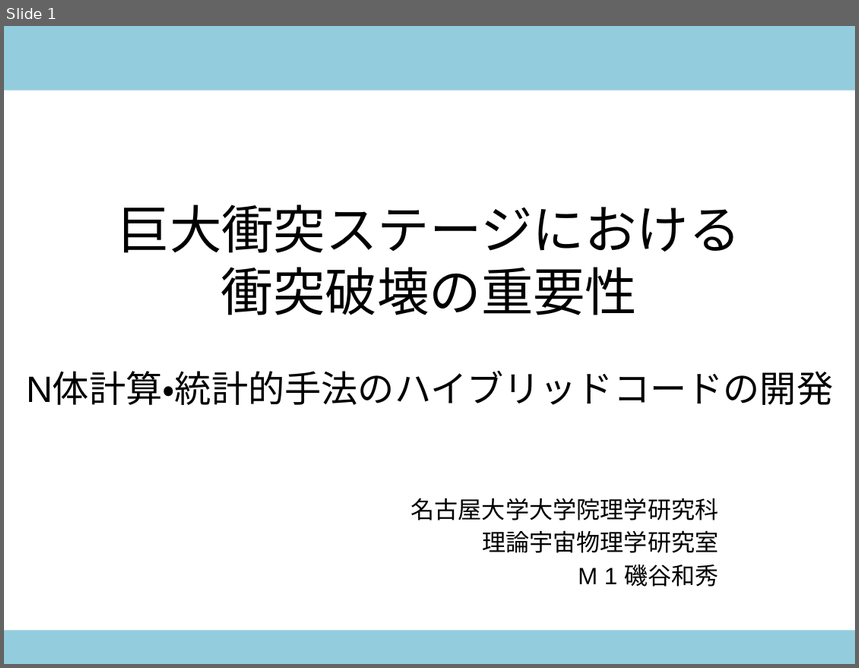
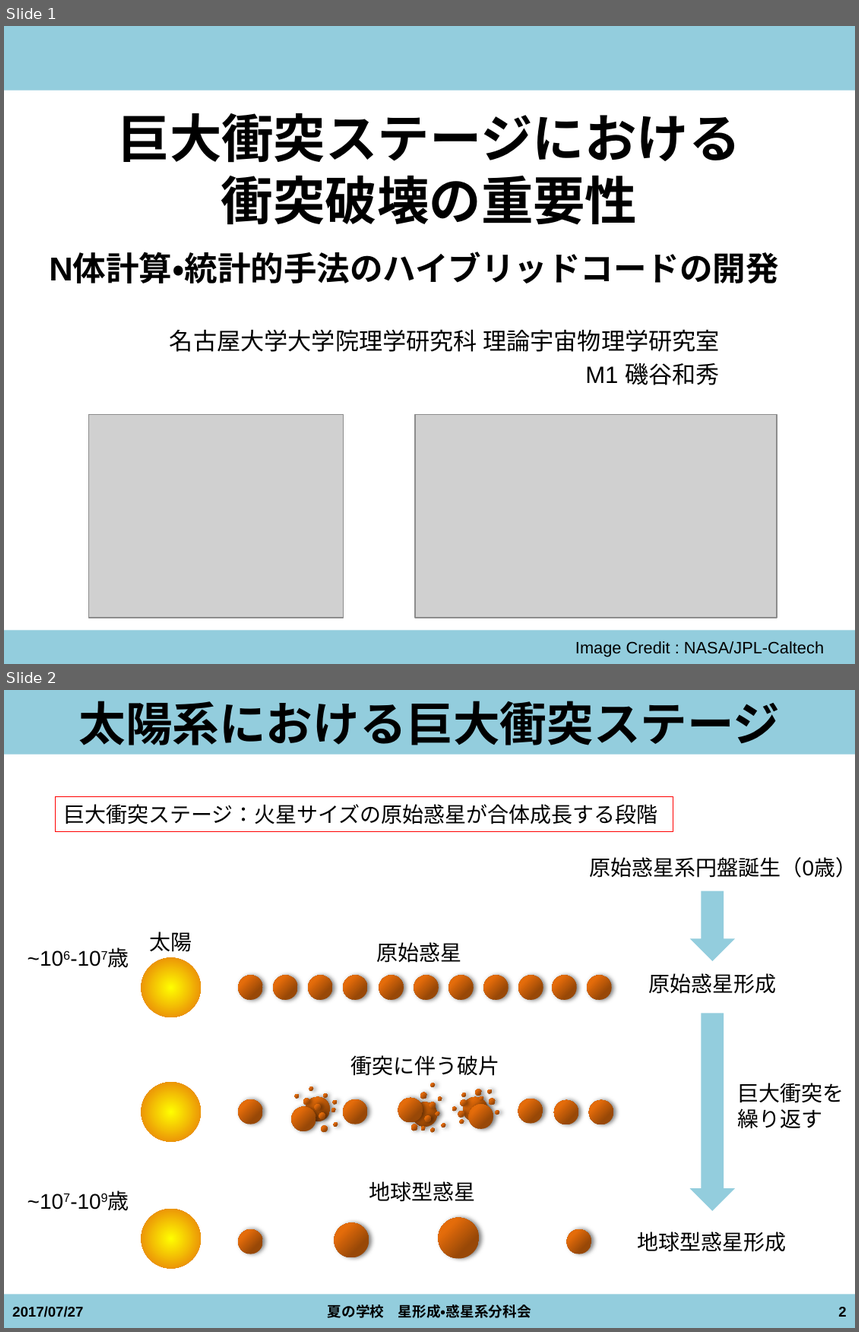
Before and after one commit to kazpc1215/Summer_School_2017, a slide deck: isoya20170727_ver1.pptx. Shown one above the other, each under a label of ours: slide 1 before the commit, slides 1 and 2 after it. The pictures are 859x668 and 859x1332 pixels, drawn with LibreOffice and Linux fonts; fonts in the diff are those of the drawing; grey boxes stand for pictures. Boxes give left, top, right and bottom in pixels: in the first picture for what was removed or moved away, otherwise in the second. Text is boxed around its words. In the diff, an @@ line names an element or a change of style, - is before the commit and + after.

```diff
--- a/isoya20170727_ver1.pptx
+++ b/isoya20170727_ver1.pptx
@@ slide 2 added at <box>4,690,855,1328</box>, background #FFFFFF; not listed: 2 template elements that a slide beside it also shows @@
@@ title added at <box>79,701,781,745</box>, 39.6 pt, text #000000, bold @@
+太陽系における巨大衝突ステージ
@@ rectangle added at <box>55,797,673,831</box>, outline #FF0000 0.75 pt, 18 pt, text #000000 @@
+巨大衝突ステージ：火星サイズの原始惑星が合体成長する段階
@@ text added at <box>19,941,142,975</box>, 18 pt, text #000000 @@
+~106-107歳
@@ group added at <box>141,932,617,1018</box>: 12 ellipses, 2 texts @@
+太陽
+原始惑星
@@ group added at <box>141,1056,619,1142</box>: 42 ellipses, 1 text @@
+衝突に伴う破片
@@ text added at <box>19,1184,142,1217</box>, 18 pt, text #000000 @@
+~107-109歳
@@ group added at <box>141,1182,597,1269</box>: 5 ellipses, 1 text @@
+地球型惑星
@@ group added at <box>590,857,855,1252</box>: 4 texts, 2 down arrows @@
+原始惑星形成
+巨大衝突を
+繰り返す
+原始惑星系円盤誕生（0歳）
+地球型惑星形成
@@ text added at <box>328,1305,531,1319</box>, 12 pt, text #000000, bold @@
+夏の学校 星形成・惑星系分科会
@@ text added at <box>12,1306,83,1318</box>, 12 pt, text #000000, bold @@
+2017/07/27
@@ page number added at <box>838,1307,846,1317</box>, 12 pt, text #000000, bold @@
+2
@@ slide 1 changed as well @@
@@ title at <box>118,113,741,225</box>: text changed; size 31 to 44 pt; bold on @@
-巨大衝突ステージにおける
-衝突破壊の重要性
-N体計算・統計的手法のハイブリッドコードの開発
+巨大衝突ステージにおける
+衝突破壊の重要性
@@ text added at <box>49,254,778,284</box>, 28 pt, text #000000, bold @@
+N体計算・統計的手法のハイブリッドコードの開発
@@ subtitle at <box>170,329,720,385</box>: text changed @@
-名古屋大学大学院理学研究科
-理論宇宙物理学研究室
-M 1 磯谷和秀
+名古屋大学大学院理学研究科 理論宇宙物理学研究室
+M1 磯谷和秀
@@ picture added at <box>89,414,344,617</box> @@
@@ picture added at <box>415,414,777,617</box> @@
@@ text added at <box>576,642,824,657</box>, 14 pt, text #000000 @@
+Image Credit : NASA/JPL-Caltech
```
Also in this commit, not shown: 11 other slides changed, 2 other slides added, 5 other files.
